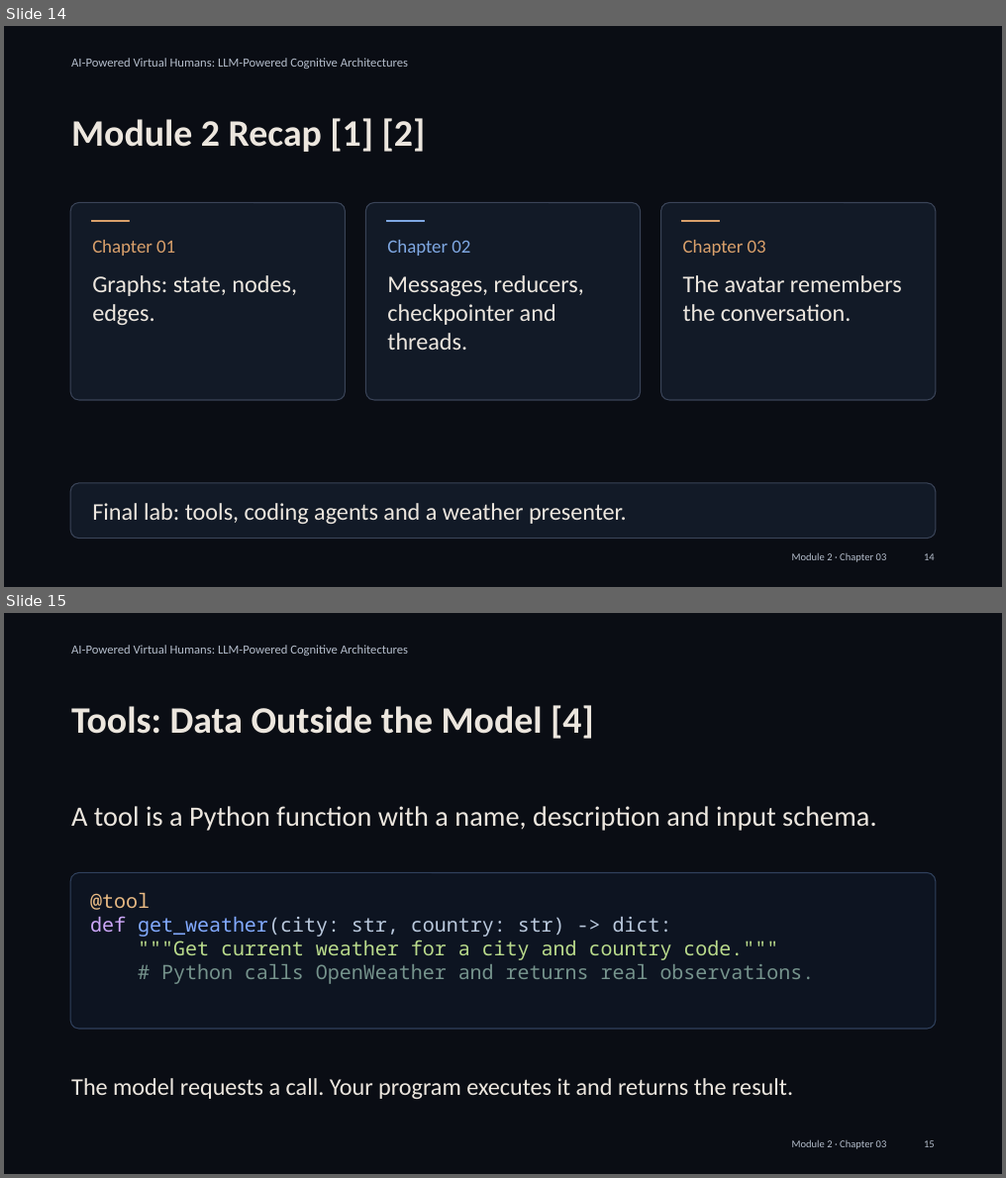
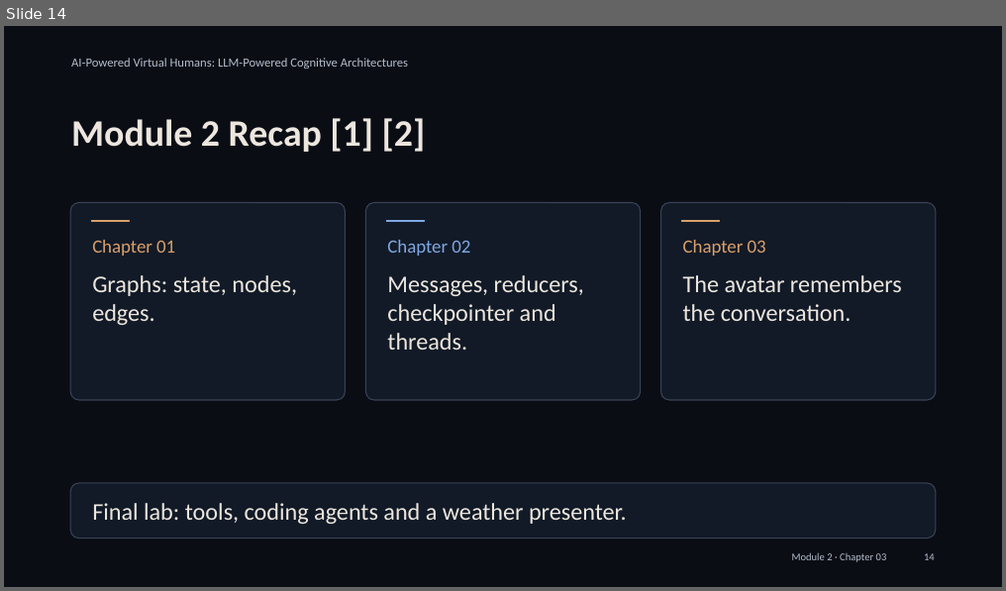
Before and after one commit to alessandropec/virtual-humans-cognitive-architectures, a slide deck: virtual_human_course/Module_2/Chapter_03/Slides/Module_2_Chapter_03_Integration_with_the_Virtual_Human.pptx. Shown one above the other, each under a label of ours: slides 14 and 15 before the commit, slide 14 after it. The pictures are 1006x1178 and 1006x591 pixels, drawn with LibreOffice and Linux fonts; fonts in the diff are those of the drawing. Boxes give left, top, right and bottom in pixels: in the first picture for what was removed or moved away, otherwise in the second. Text is boxed around its words. In the diff, an @@ line names an element or a change of style, - is before the commit and + after.

Commit message:
Simplify tool lesson and split coding-agent exercises into game, weather and whiteboard

```diff
--- a/virtual_human_course/Module_2/Chapter_03/Slides/Module_2_Chapter_03_Integration_with_the_Virtual_Human.pptx
+++ b/virtual_human_course/Module_2/Chapter_03/Slides/Module_2_Chapter_03_Integration_with_the_Virtual_Human.pptx
@@ slide 15 removed at [4,613,1002,1174], background #0A0D14 @@
@@ text removed at [71,645,408,656] @@
-AI-Powered Virtual Humans: LLM-Powered Cognitive Architectures
@@ text removed at [71,705,594,739] @@
-Tools: Data Outside the Model [4]
@@ text removed at [71,806,876,831] @@
-A tool is a Python function with a name, description and input schema.
@@ rounded rectangle removed at [71,872,936,1028] @@
@@ text removed at [90,892,815,984] @@
-@tool
-def get_weather(city: str, country: str) -> dict:
-"""Get current weather for a city and country code."""
-# Python calls OpenWeather and returns real observations.
@@ text removed at [71,1078,793,1099] @@
-The model requests a call. Your program executes it and returns the result.
@@ text removed at [792,1140,887,1150] @@
-Module 2 · Chapter 03
@@ text removed at [924,1141,935,1148] @@
-15
```
Also in this commit, not shown: 7 slides changed, 9 slides added, 7 other slides removed, 3 other files.
